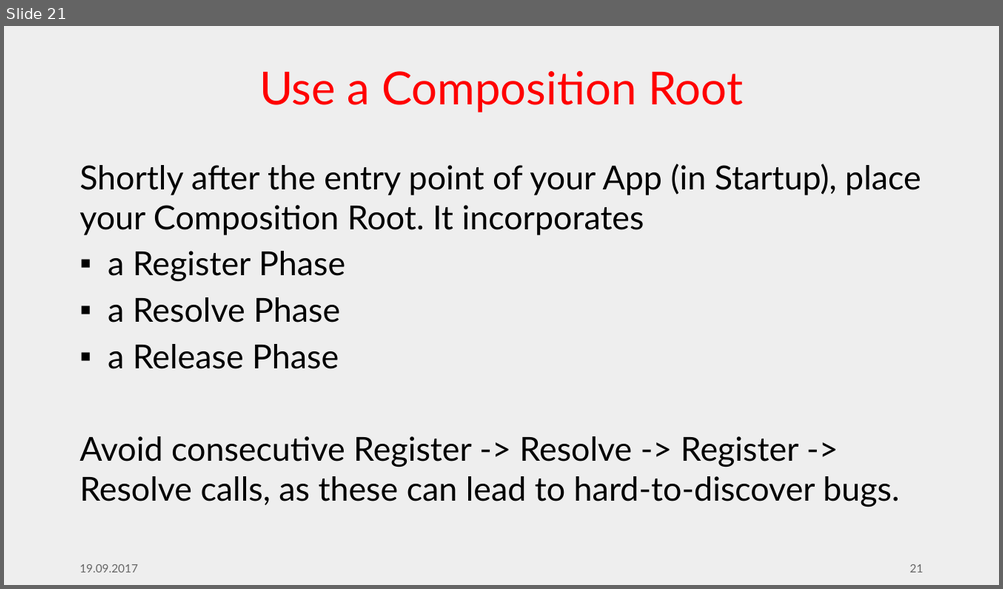
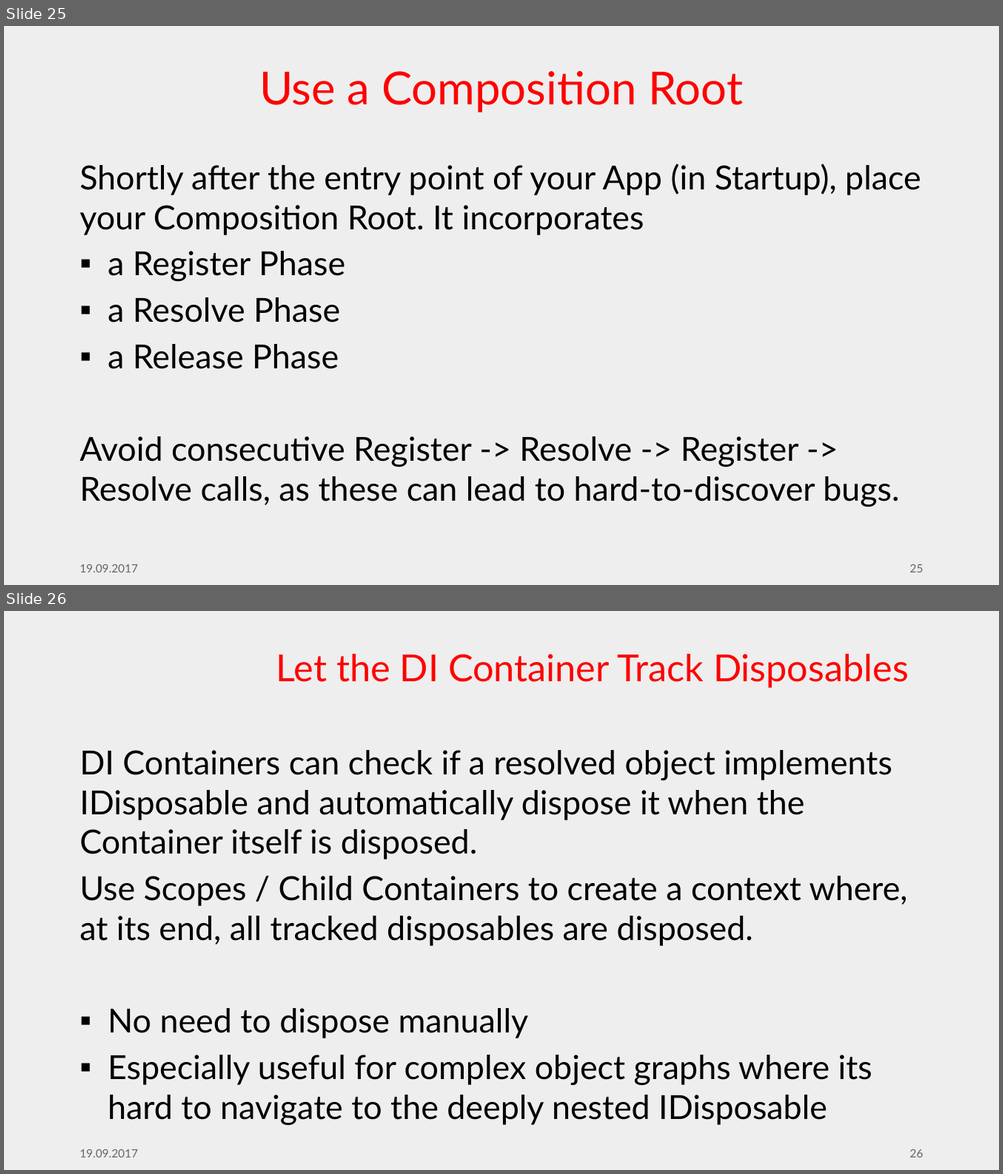
Before and after one commit to feO2x/AdcCore2017.DependencyInjection, a slide deck: ADC Core 2017 - Designing ASP.NET Core Apps with Dependency Injection in Mind.pptx. Shown one above the other, each under a label of ours: slide 21 before the commit, slides 25 and 26 after it. The pictures are 1003x589 and 1003x1174 pixels, drawn with LibreOffice and Linux fonts; fonts in the diff are those of the drawing; background and template pictures are left out. Boxes give left, top, right and bottom in pixels: in the first picture for what was removed or moved away, otherwise in the second. Text is boxed around its words. In the diff, an @@ line names an element or a change of style, - is before the commit and + after.

```diff
--- a/ADC Core 2017 - Designing ASP.NET Core Apps with Dependency Injection in Mind.pptx
+++ b/ADC Core 2017 - Designing ASP.NET Core Apps with Dependency Injection in Mind.pptx
@@ slide 26 added at [4,611,999,1170], background #EEEEEE @@
@@ title added at [276,654,908,688], 36 pt, text #FF0000 @@
+Let the DI Container Track Disposables
@@ text added at [79,750,908,1125], 32 pt, text #000000 @@
+DI Containers can check if a resolved object implements IDisposable and automatically dispose it when the Container itself is disposed.
+Use Scopes / Child Containers to create a context where, at its end, all tracked disposables are disposed.
+▪ No need to dispose manually
+▪ Especially useful for complex object graphs where its hard to navigate to the deeply nested IDisposable
@@ text added at [79,1150,138,1158], 11 pt, text #656565 @@
+19.09.2017
@@ page number added at [910,1150,923,1158], 11 pt, text #656565 @@
+26
@@ what was slide 21 is now slide 25 @@
@@ page number at [910,565,923,573]: text changed @@
-21
+25
```
Also in this commit, not shown: 6 slides changed, 2 other slides added, 1 slide removed, 5 other files.
